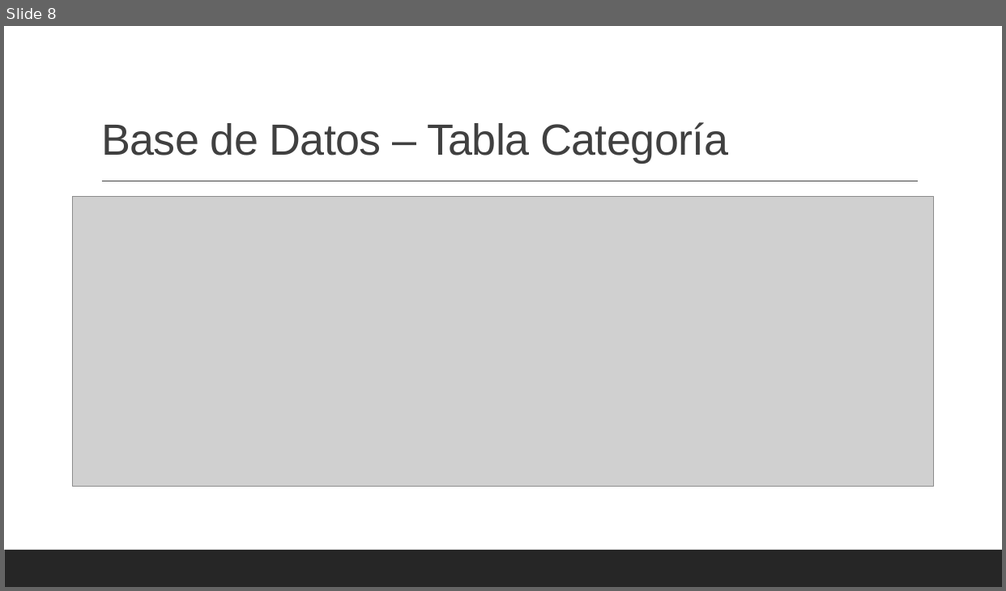
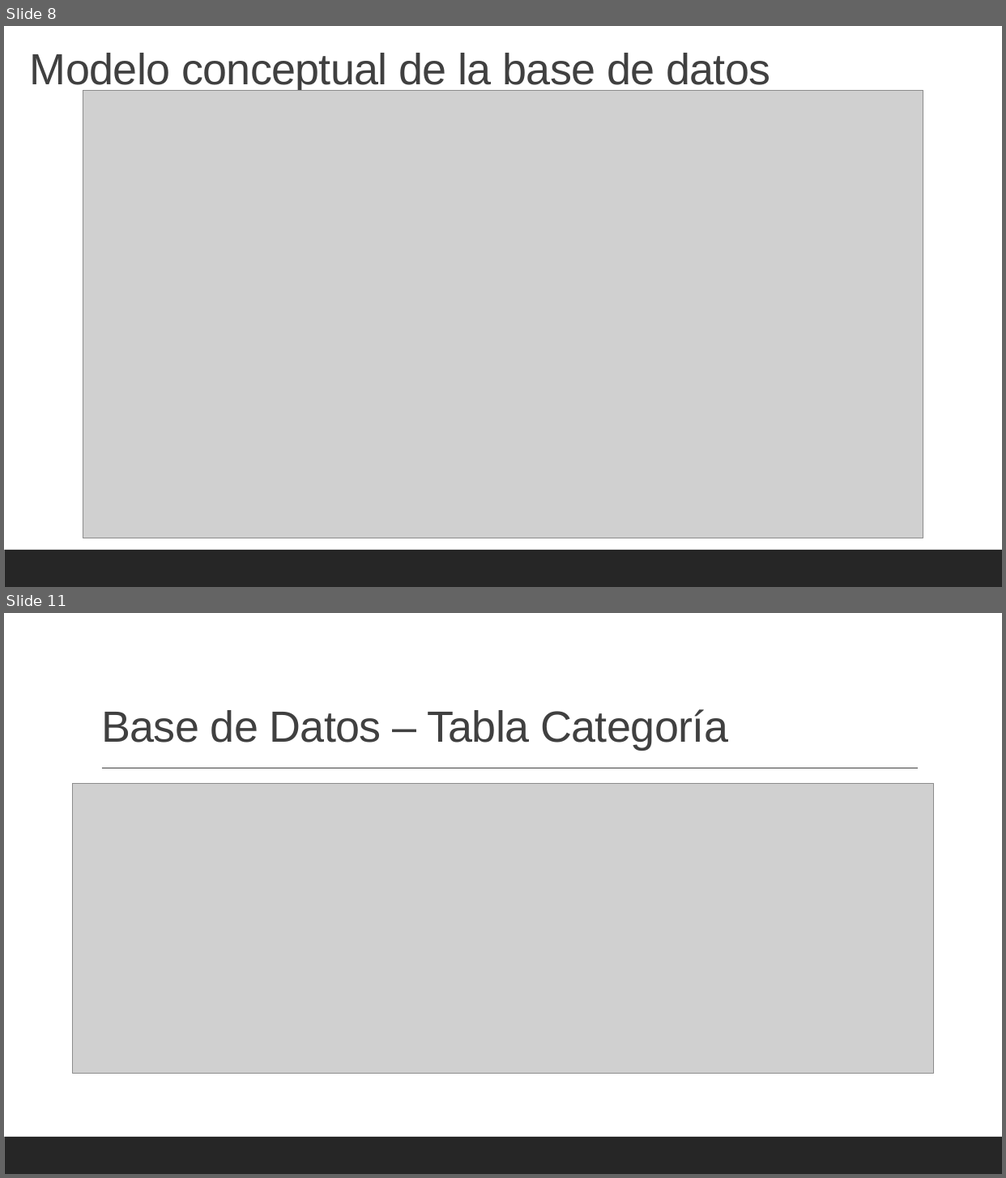
Before and after one commit to jaredait/minimal, a slide deck: Documentos aula virtual/Grupo 2 - Semana 2.pptx. Shown one above the other, each under a label of ours: slide 8 before the commit, slides 8 and 11 after it; the slides between them are not shown. The pictures are 1006x591 and 1006x1178 pixels, drawn with LibreOffice and Linux fonts; fonts in the diff are those of the drawing; grey boxes stand for pictures. Boxes give left, top, right and bottom in pixels: in the first picture for what was removed or moved away, otherwise in the second. Text is boxed around its words. In the diff, an @@ line names an element or a change of style, - is before the commit and + after.

Commit message:
Actualizar modelos de la base de datos

```diff
--- a/Documentos aula virtual/Grupo 2 - Semana 2.pptx
+++ b/Documentos aula virtual/Grupo 2 - Semana 2.pptx
@@ slide 8 added at (4, 26, 1002, 587), background #FFFFFF; not listed: 1 template element that a slide beside it also shows @@
@@ text added at (30, 53, 770, 92), 42 pt, text #404040 @@
+Modelo conceptual de la base de datos
@@ picture added at (83, 90, 923, 538) @@
@@ what was slide 8 is now slide 11 @@
```
Also in this commit, not shown: 2 other slides added, 5 other files.
